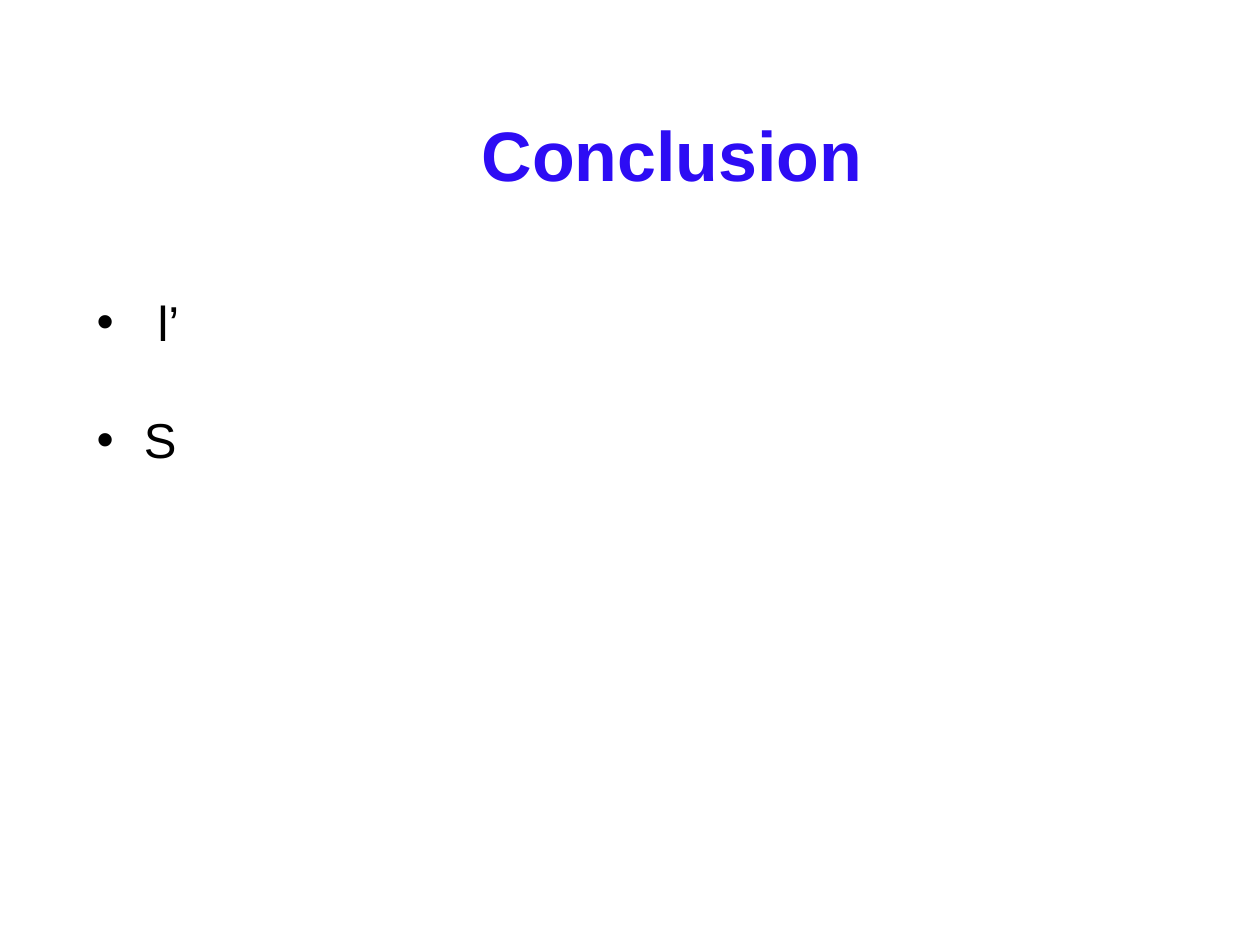
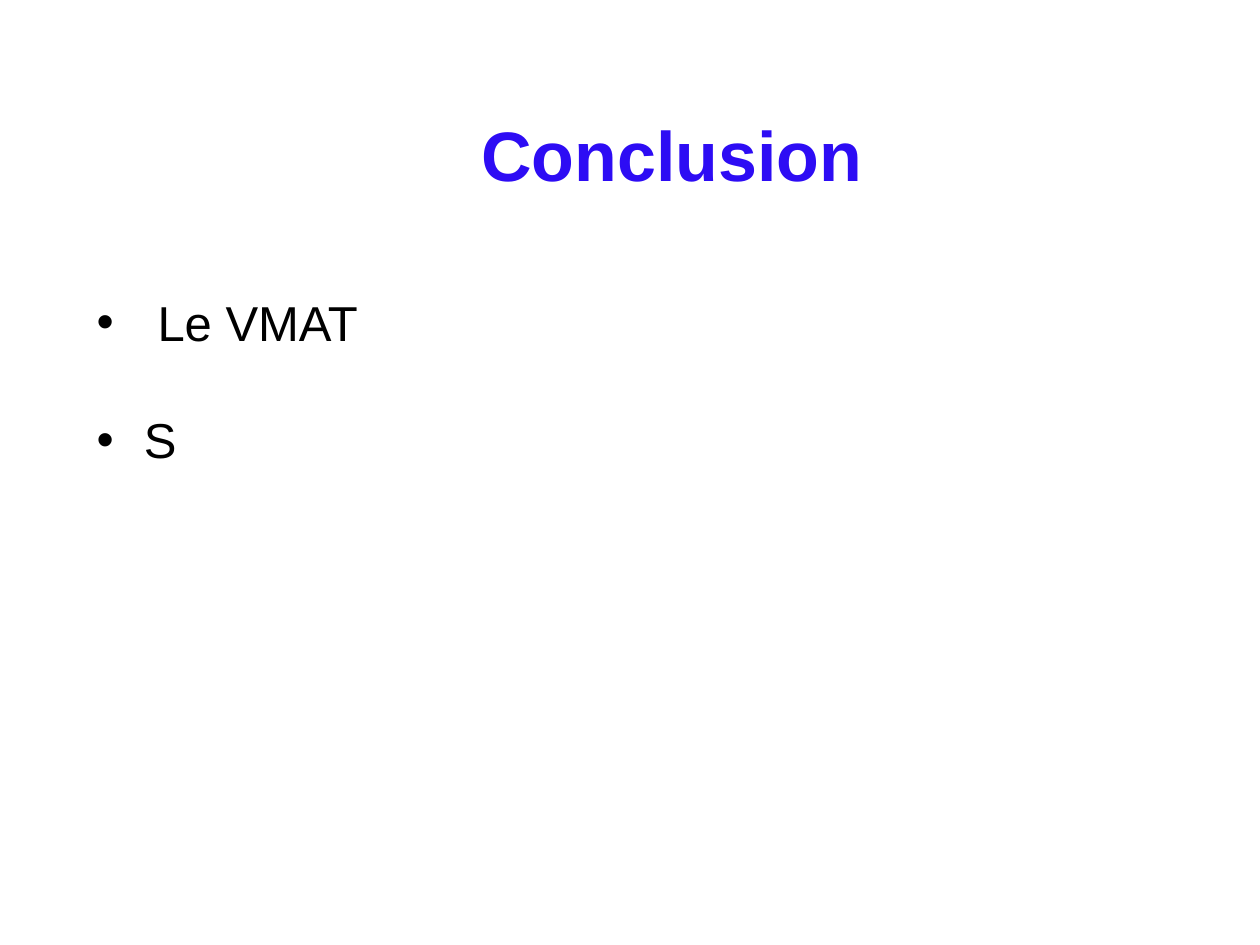
Before and after one commit to ay-learn/RT-ORL, a slide deck: slide 27 of power-point/biophysique.pptx (slide 28 before the commit). Drawn at 1260x945 pixels with LibreOffice and Linux fonts; fonts in the diff are those of the drawing; background and template pictures are left out. Boxes give left, top, right and bottom in pixels: in the first picture for what was removed or moved away, otherwise in the second. Text is boxed around its words. In the diff, an @@ line names an element or a change of style, - is before the commit and + after.

```diff
--- a/power-point/biophysique.pptx
+++ b/power-point/biophysique.pptx
@@ text at box(158, 307, 358, 342): text changed @@
-• l’
+• Le VMAT
```
Also in this commit, not shown: 12 other slides changed, 1 slide added, 2 slides removed.
